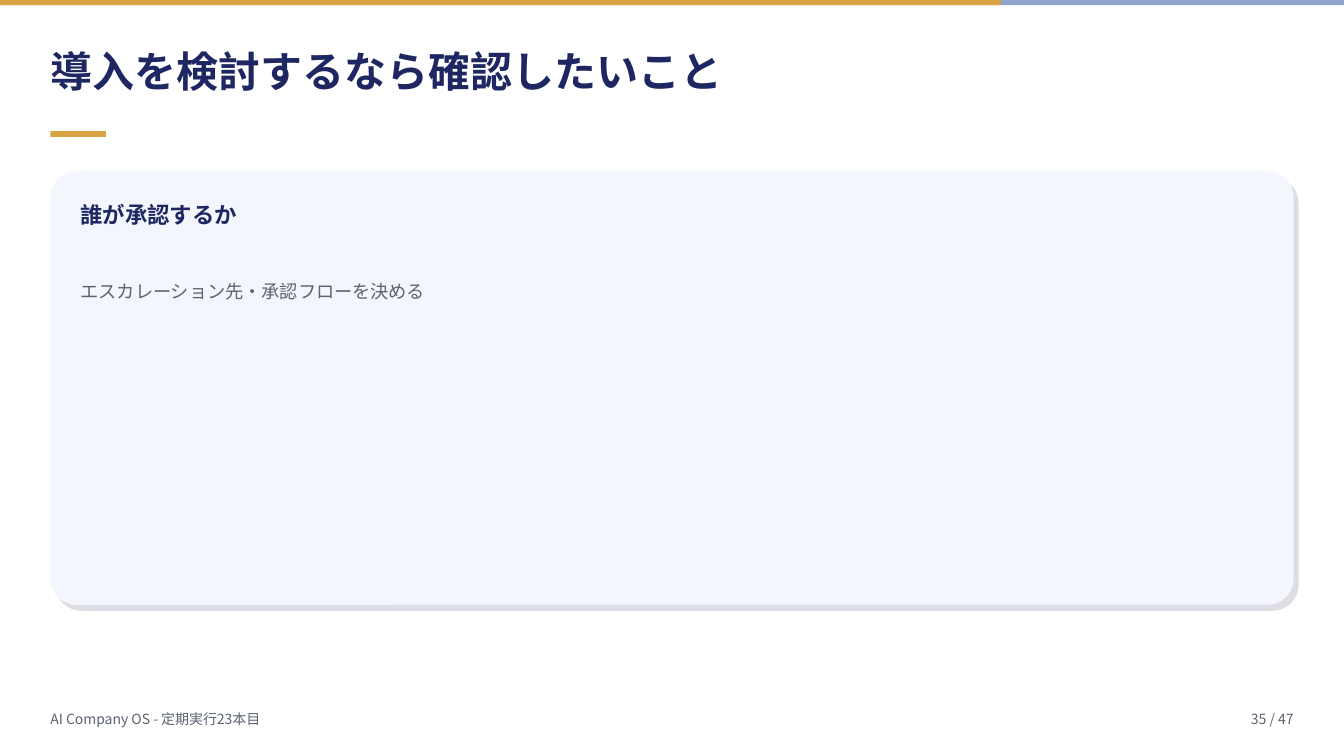
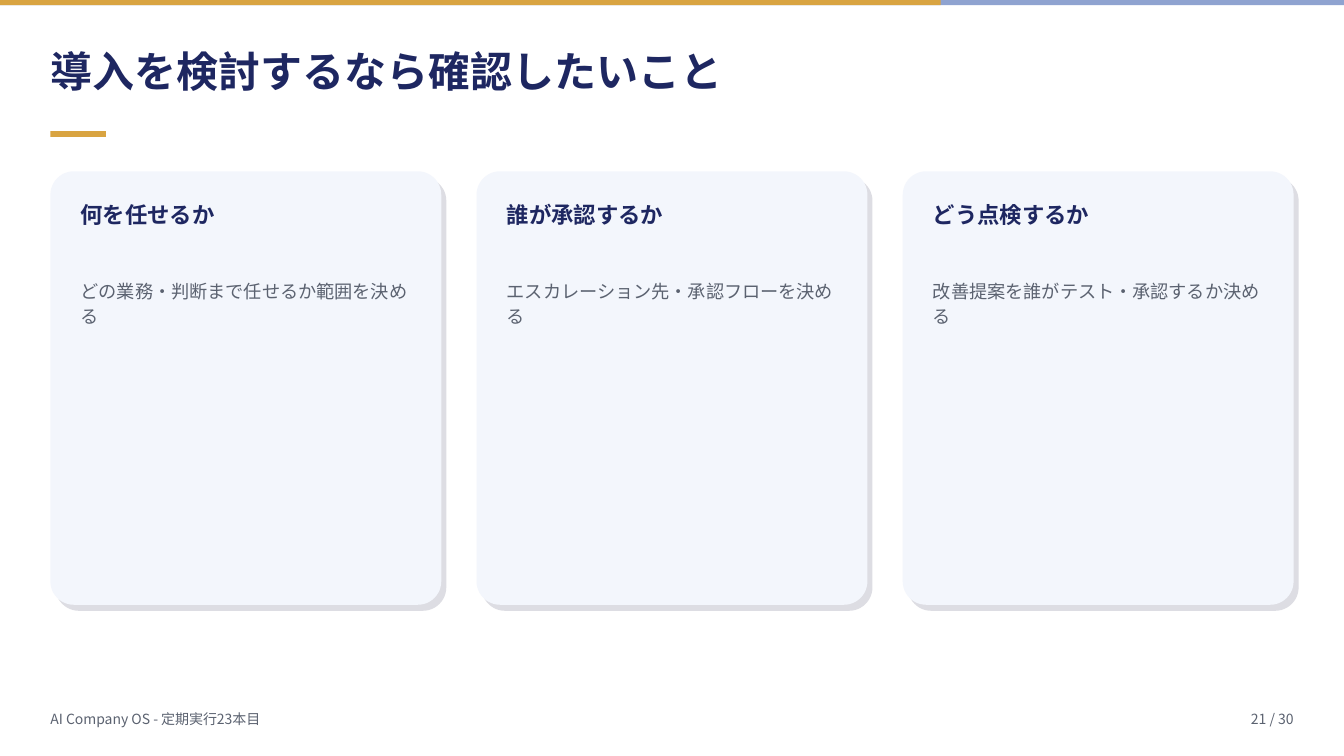
Before and after one commit to mako0120/llm-travel-mvp, a slide deck: slide 21 of ai-company-os/assets/2026-07-23_openai-presence-agent-platform/deck.pptx (slide 35 before the commit). Drawn at 1344x756 pixels with LibreOffice and Linux fonts; fonts in the diff are those of the drawing. Boxes give left, top, right and bottom in pixels: in the first picture for what was removed or moved away, otherwise in the second. Text is boxed around its words. In the diff, an @@ line names an element or a change of style, - is before the commit and + after.

```diff
--- a/ai-company-os/assets/2026-07-23_openai-presence-agent-platform/deck.pptx
+++ b/ai-company-os/assets/2026-07-23_openai-presence-agent-platform/deck.pptx
@@ rectangle: place and size @@
-rectangle at (0,0,1001,5)
+rectangle at (0,0,941,5)
@@ rounded rectangle: place and size @@
-rounded rectangle at (50,171,1294,605)
+rounded rectangle at (50,171,442,605)
@@ rounded rectangle: place and size @@
-rounded rectangle at (55,177,1299,611)
+rounded rectangle at (55,177,447,611)
@@ rounded rectangle added at (477,171,868,605), fill #F3F6FC @@
@@ rounded rectangle added at (482,177,873,611), fill #DDDDE3 @@
@@ rounded rectangle added at (903,171,1295,605), fill #F3F6FC @@
@@ rounded rectangle added at (908,177,1300,611), fill #DDDDE3 @@
@@ text added at (81,204,215,225), 16 pt, text #1E2761, bold @@
+何を任せるか
@@ text "誰が承認するか": place and size @@
-text "誰が承認するか" at (81,204,237,225)
+text "誰が承認するか" at (507,204,663,225)
@@ text added at (933,204,1089,225), 16 pt, text #1E2761, bold @@
+どう点検するか
@@ text added at (81,282,408,324), 13 pt, text #5B6270 @@
+どの業務・判断まで任せるか範囲を決める
@@ text "エスカレーション先・承認フローを決める" rewrapped from (81,283,426,300) to (507,283,833,324) @@
@@ text added at (933,282,1260,324), 13 pt, text #5B6270 @@
+改善提案を誰がテスト・承認するか決める
@@ text at (1251,713,1294,724): text changed @@
-35 / 47
+21 / 30
```
Also in this commit, not shown: 26 other slides changed, 2 slides added, 19 slides removed, 5 other files.
